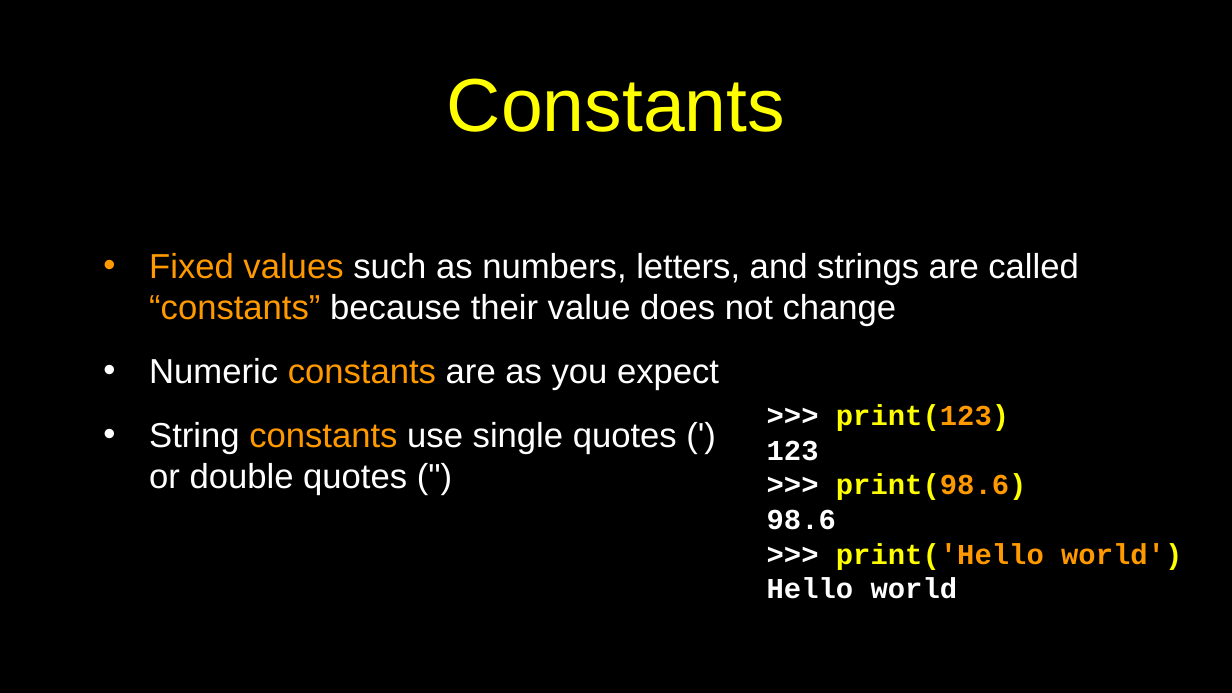
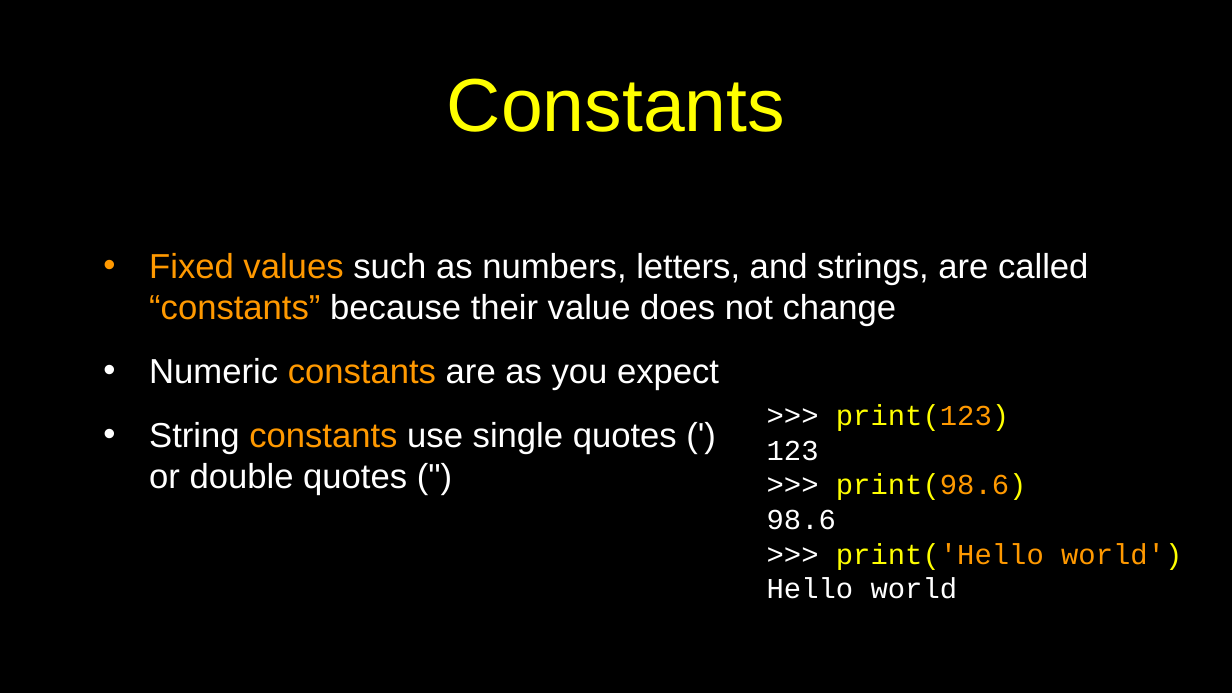
Before and after one commit to csev/py4e, a slide deck: slide 2 of lectures3/Pythonlearn-02-Expressions.pptx. Drawn at 1232x693 pixels with LibreOffice and Linux fonts; fonts in the diff are those of the drawing. Boxes give left, top, right and bottom in pixels: in the first picture for what was removed or moved away, otherwise in the second. Text is boxed around its words. In the diff, an @@ line names an element or a change of style, - is before the commit and + after.

```diff
--- a/lectures3/Pythonlearn-02-Expressions.pptx
+++ b/lectures3/Pythonlearn-02-Expressions.pptx
@@ text at (149,253,1089,326): text changed @@
-• Fixed values such as numbers, letters, and strings are called “constants” because their value does not change
+• Fixed values such as numbers, letters, and strings, are called “constants” because their value does not change
@@ text ">>> print(123)" at (767,404,1182,599): bold off @@
```
Also in this commit, not shown: 24 other slides changed, 4 other files.
